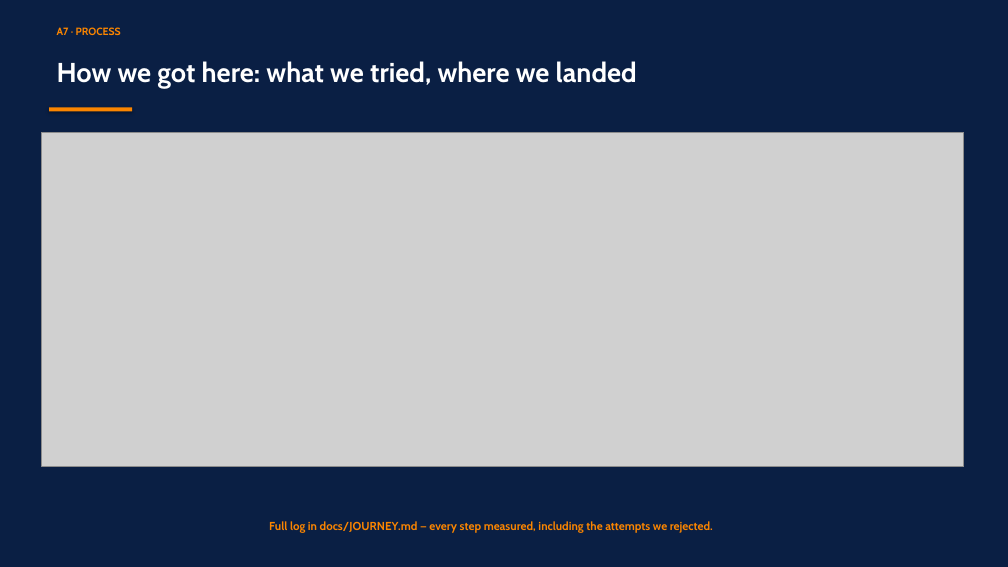
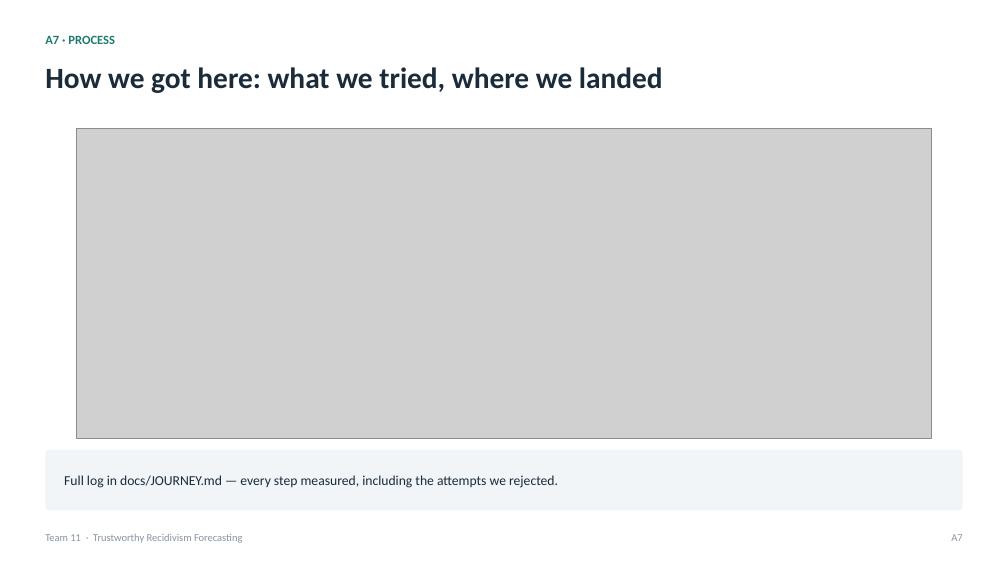
Before and after one commit to RyanBalech/recidivism-forecasting-analysis, a slide deck: slide 28 of reports/ISAF_Recidivism_Presentation.pptx. Drawn at 1008x567 pixels with LibreOffice and Linux fonts; fonts in the diff are those of the drawing; grey boxes stand for pictures. Boxes give left, top, right and bottom in pixels: in the first picture for what was removed or moved away, otherwise in the second. Text is boxed around its words. In the diff, an @@ line names an element or a change of style, - is before the commit and + after.

```diff
--- a/reports/ISAF_Recidivism_Presentation.pptx
+++ b/reports/ISAF_Recidivism_Presentation.pptx
@@ background #0A1F44 to #FFFFFF @@
@@ text "How we got here: what ...": place and size @@
-text "How we got here: what ..." at [57, 61, 637, 88]
+text "How we got here: what ..." at [45, 67, 663, 93]
@@ text "How we got here: what ..." at [45, 67, 663, 93]: size 26 to 28 pt, font Cabin to Calibri, text colour #FFFFFF to #1B2B3A; more space between paragraphs @@
@@ text "A7 · PROCESS": place and size @@
-text "A7 · PROCESS" at [57, 27, 121, 35]
+text "A7 · PROCESS" at [45, 35, 115, 44]
@@ text "A7 · PROCESS" at [45, 35, 115, 44]: size 10 to 12 pt, font Cabin to Calibri, text colour #FB8500 to #1F7A70; more space between paragraphs @@
@@ rectangle removed at [49, 107, 132, 112] @@
@@ picture: place and size @@
-picture at [42, 132, 964, 467]
+picture at [76, 129, 932, 439]
@@ rounded rectangle added at [45, 450, 963, 510], fill #F1F5F8 @@
@@ text "Full log in docs/JOURNEY.md — ...": place and size @@
-text "Full log in docs/JOURNEY.md — ..." at [269, 521, 713, 533]
+text "Full log in docs/JOURNEY.md — ..." at [64, 475, 558, 488]
@@ text "Full log in docs/JOURNEY.md — ..." at [64, 475, 558, 488]: size 11 to 13 pt, font Cabin to Calibri, text colour #FB8500 to #1B2B3A, bold off; alignment centre to left; more space between paragraphs; vertical alignment top to middle @@
@@ text added at [45, 534, 242, 543], 10 pt, text #8795A2 @@
+Team 11 · Trustworthy Recidivism Forecasting
@@ text added at [951, 534, 962, 541], 10 pt, text #8795A2 @@
+A7
```
Also in this commit, not shown: 23 other slides changed, 8 slides added, 8 slides removed, 2 other files.
